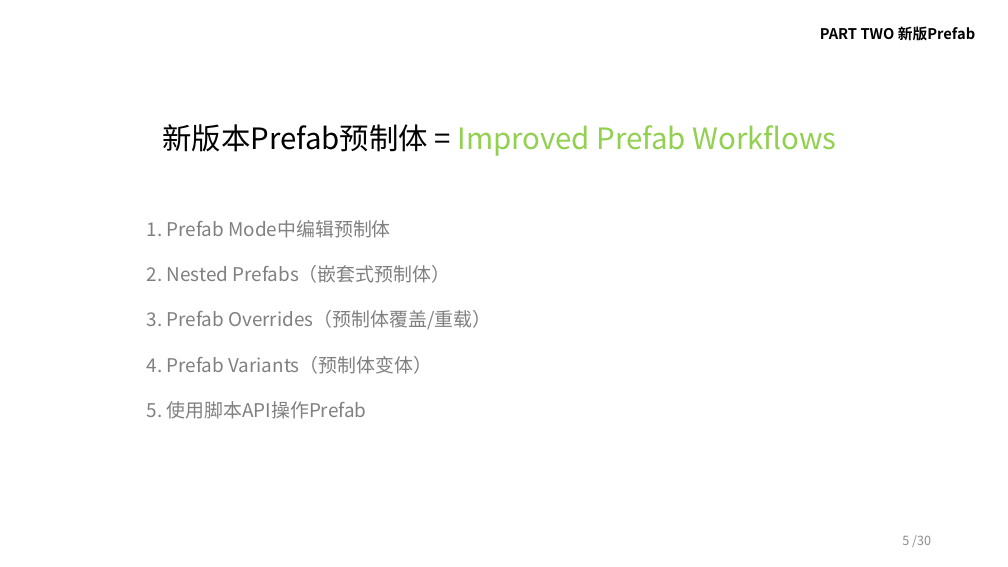
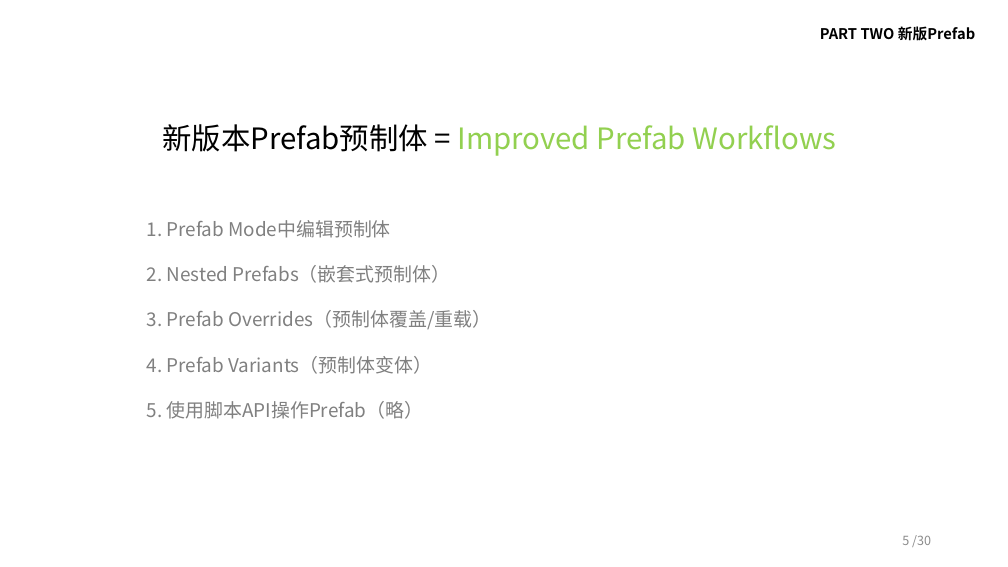
Before and after one commit to BingbingXu/NestedPrefab_Demos, a slide deck: slide 5 of Unity全新Prefab预制体系统.pptx. Drawn at 1008x567 pixels with LibreOffice and Linux fonts; fonts in the diff are those of the drawing. Boxes give left, top, right and bottom in pixels: in the first picture for what was removed or moved away, otherwise in the second. Text is boxed around its words. In the diff, an @@ line names an element or a change of style, - is before the commit and + after.

```diff
--- a/Unity全新Prefab预制体系统.pptx
+++ b/Unity全新Prefab预制体系统.pptx
@@ text at [147, 401, 424, 419]: text changed @@
-5. 使用脚本API操作Prefab
+5. 使用脚本API操作Prefab（略）
```
Also in this commit, not shown: 10 other slides changed.
